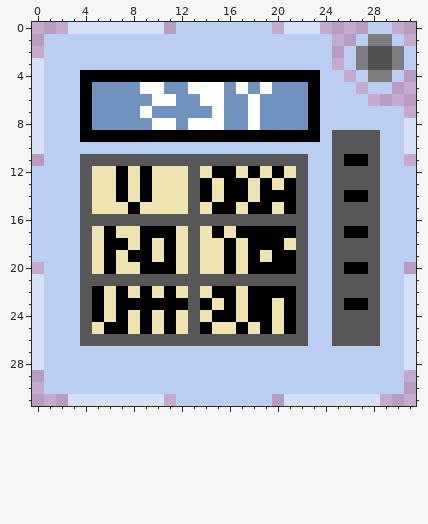
Pixel-art sprite, stored at Module Icons/Not Who's on First.png. This is how it looked before the edit.
The file is 32x32 pixels. Colours within 5 levels of each other are drawn and written as one.
New version:
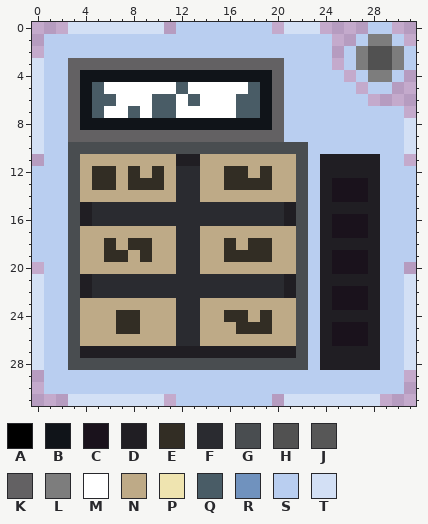
Palette (. is transparent): A #000000  B #101419  C #1a121c  D #201e23  E #322d24  F #2a2b30  G #494d50  H #515151  J #575757  K #636163  L #7d7d7d  M #ffffff  N #beaa87  P #efe4b0  Q #495c66  R #7092be  S #b9cef0  T #d3e0f5
Message: Who is indeed on the first base
Difference:
@@ x 0..31 @@
  2 .SSSSSSSSSSSSSSSSSSSSSSSS.SLHHLS
- 3 TSSSSSSSSSSSSSSSSSSSSSSSS.SLHHLS
- 4 TSSSAAAAAAAAAAAAAAAAAAAASS.SLLS.
- 5 TSSSARRRRMMRRMMMRMRMRRRASSS.SS..
- 6 TSSSARRRRRMMRRMMRRMRRRRASSSS....
- 7 TSSSARRRRMRRRRRMRRMRRRRASSSSSSS.
- 8 TSSSARRRRRMMRMMMRRMRRRRASSSSSSST
- 9 TSSSAAAAAAAAAAAAAAAAAAAASJJJJSST
-10 TSSSSSSSSSSSSSSSSSSSSSSSSJJJJSST
-11 .SSSJJJJJJJJJJJJJJJJJJJSSJAAJSS.
-12 SSSSJPPAPAPPPJPAAPAPAPJSSJJJJSSS
-13 SSSSJPPAPAPPPJAPAAPAPAJSSJJJJSSS
-14 SSSSJPPAPAPPPJAPAAPAAAJSSJAAJSSS
-15 SSSSJPPPAPPPPJPAAPAAPAJSSJJJJSSS
-16 SSSSJJJJJJJJJJJJJJJJJJJSSJJJJSSS
-17 SSSSJPAPPAAAPJPAPAAAAAJSSJAAJSSS
-18 SSSSJPAAPAPAPJPPAPAAAPJSSJJJJSSS
-19 SSSSJPAPAAPAPJPPAPAPAAJSSJJJJSSS
-20 .SSSJPAPPAAAPJPPAPAAAAJSSJAAJSS.
-21 TSSSJJJJJJJJJJJJJJJJJJJSSJJJJSST
-22 TSSSJAPAPAPAPJPAAPAAAAJSSJJJJSST
-23 TSSSJAPAAAAAAJAPAPAAPAJSSJAAJSST
-24 TSSSJAPAPAPAPJPAAPAAPAJSSJJJJSST
-25 TSSSJPAAPAPAPJAPPAPAPAJSSJJJJSST
-26 TSSSJJJJJJJJJJJJJJJJJJJSSJJJJSST
-27 TSSSSSSSSSSSSSSSSSSSSSSSSSSSSSST
-28 TSSSSSSSSSSSSSSSSSSSSSSSSSSSSSST
+ 3 TSSKKKKKKKKKKKKKKKKKKSSSS.SLHHLS
+ 4 TSSKBBBBBBBBBBBBBBBBKSSSSS.SLLS.
+ 5 TSSKBQMMMMMMQMMMMMQBKSSSSSS.SS..
+ 6 TSSKBQQMMMQQMQMMMQQBKSSSSSSS....
+ 7 TSSKBQMMQMQQMMMMMQQBKSSSSSSSSSS.
+ 8 TSSKBBBBBBBBBBBBBBBBKSSSSSSSSSST
+ 9 TSSKKKKKKKKKKKKKKKKKKSSSSSSSSSST
+10 TSSGGGGGGGGGGGGGGGGGGGGSSSSSSSST
+11 .SSGNNNNNNNNDDNNNNNNNNGSDDDDDSS.
+12 SSSGNEENENENFFNNEENENNGSDDDDDSSS
+13 SSSGNEENEEENFFNNEEEENNGSDCCCDSSS
+14 SSSGNNNNNNNNFFNNNNNNNNGSDCCCDSSS
+15 SSSGDFFFFFFFFFFFFFFFFDGSDDDDDSSS
+16 SSSGDFFFFFFFFFFFFFFFFDGSDCCCDSSS
+17 SSSGNNNNNNNNFFNNNNNNNNGSDCCCDSSS
+18 SSSGNNENEENNFFNNENEENNGSDDDDDSSS
+19 SSSGNNEENENNFFNNEEEENNGSDCCCDSSS
+20 .SSGNNNNNNNNFFNNNNNNNNGSDCCCDSS.
+21 TSSGDFFFFFFFFFFFFFFFFDGSDDDDDSST
+22 TSSGDFFFFFFFFFFFFFFFFDGSDCCCDSST
+23 TSSGNNNNNNNNFFNNNNNNNNGSDCCCDSST
+24 TSSGNNNEENNNFFNNEENENNGSDDDDDSST
+25 TSSGNNNEENNNFFNNNEEENNGSDCCCDSST
+26 TSSGNNNNNNNNFFNNNNNNNNGSDCCCDSST
+27 TSSGDDDDDDDDDDDDDDDDDDGSDDDDDSST
+28 TSSGGGGGGGGGGGGGGGGGGGGSDDDDDSST
 29 .SSSSSSSSSSSSSSSSSSSSSSSSSSSSSS.
Pixel boxes of the changes (left, top, right, bottom) in both pictures:
changed: (68, 58, 380, 370)
